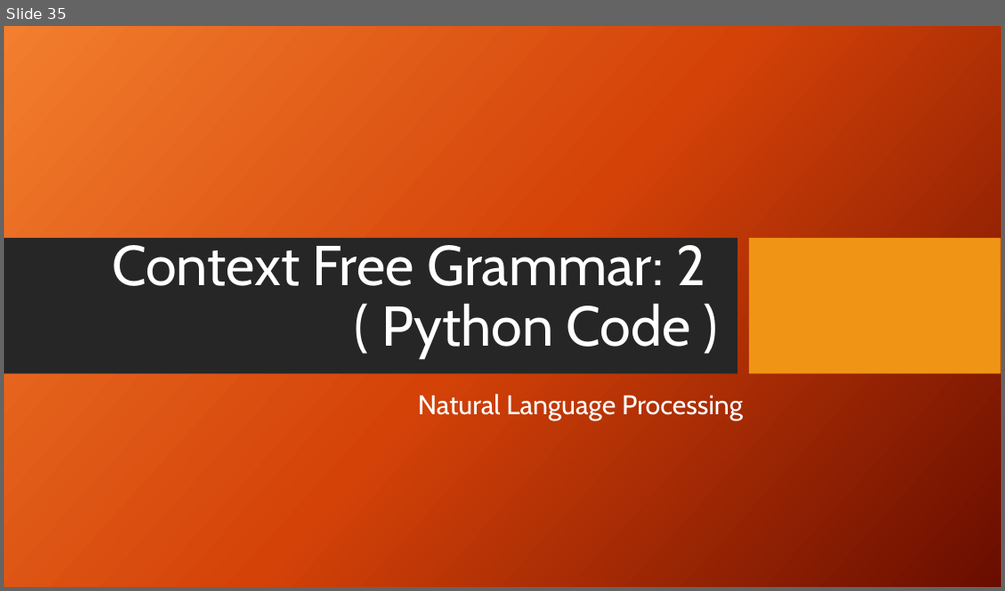
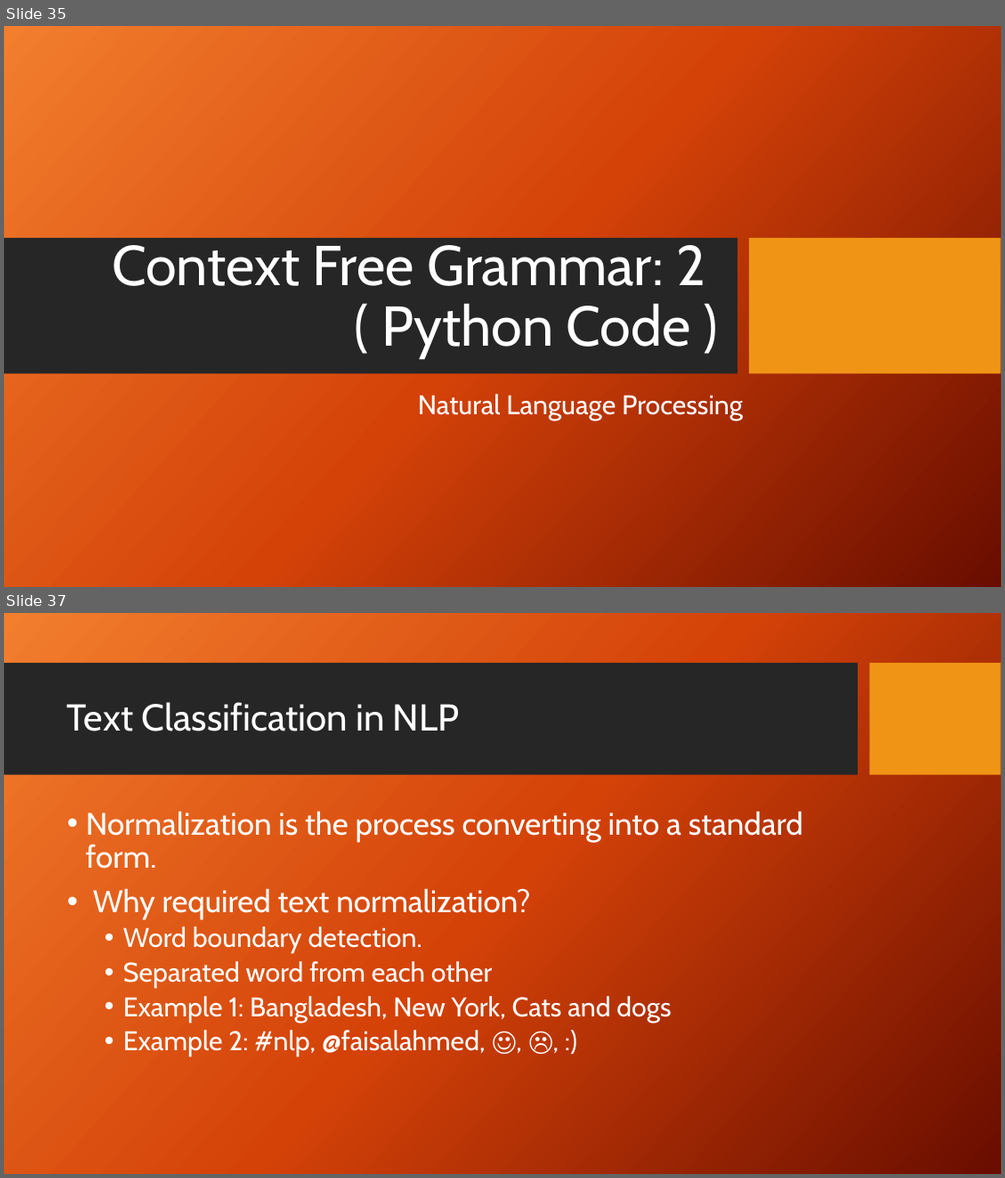
Before and after one commit to FaisalAhmedBijoy/Natural-Language-Processing-with-Python, a slide deck: docs/NLP_bangla_tutorial.pptx. Shown one above the other, each under a label of ours: slide 35 before the commit, slides 35 and 37 after it; the slides between them are not shown. The pictures are 1005x591 and 1005x1178 pixels, drawn with LibreOffice and Linux fonts; fonts in the diff are those of the drawing; background and template pictures are left out. Boxes give left, top, right and bottom in pixels: in the first picture for what was removed or moved away, otherwise in the second. Text is boxed around its words. In the diff, an @@ line names an element or a change of style, - is before the commit and + after.

```diff
--- a/docs/NLP_bangla_tutorial.pptx
+++ b/docs/NLP_bangla_tutorial.pptx
@@ slide 37 added at bbox=[4, 613, 1001, 1174], background picture (left out) @@
@@ rectangle added at bbox=[4, 663, 858, 775], fill #262626 @@
@@ rectangle added at bbox=[870, 663, 1001, 775], fill #F09415 @@
@@ title added at bbox=[67, 702, 460, 731], 36 pt, text #FFFFFF @@
+Text Classification in NLP
@@ text added at bbox=[86, 811, 803, 1056], 26 pt, text #FFFFFF @@
+• Normalization is the process converting into a standard form.
+• Why required text normalization?
+  • Word boundary detection.
+  • Separated word from each other
+  • Example 1: Bangladesh, New York, Cats and dogs
+  • Example 2: #nlp, @faisalahmed, ☺, ☹, :)
```
Also in this commit, not shown: 6 other slides added.
